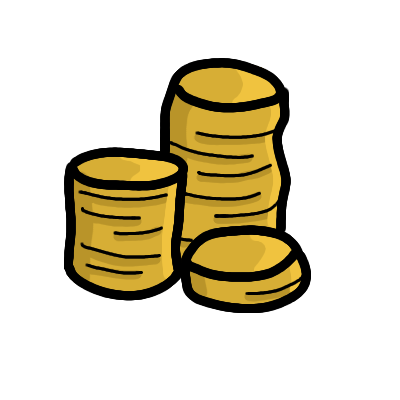
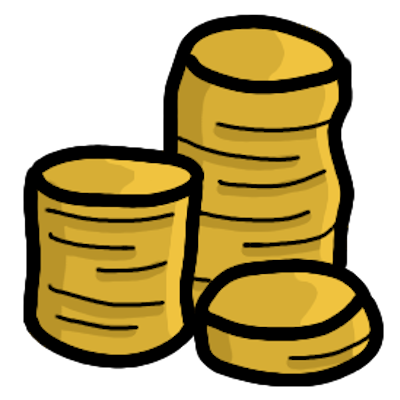
Two versions of the same layered image (400×400). Layer-by-layer changes:
renamed "2" to "Преобразование", painted on it over [23, 14, 384, 387]
painted on "3" over [65, 61, 306, 309]
